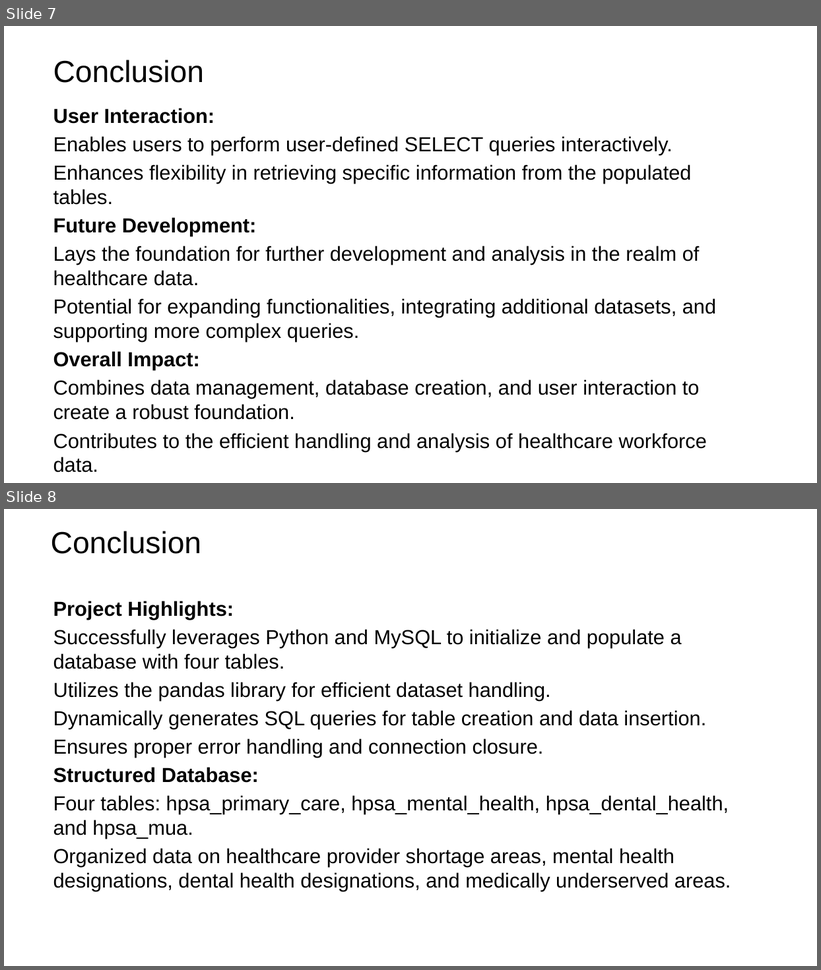
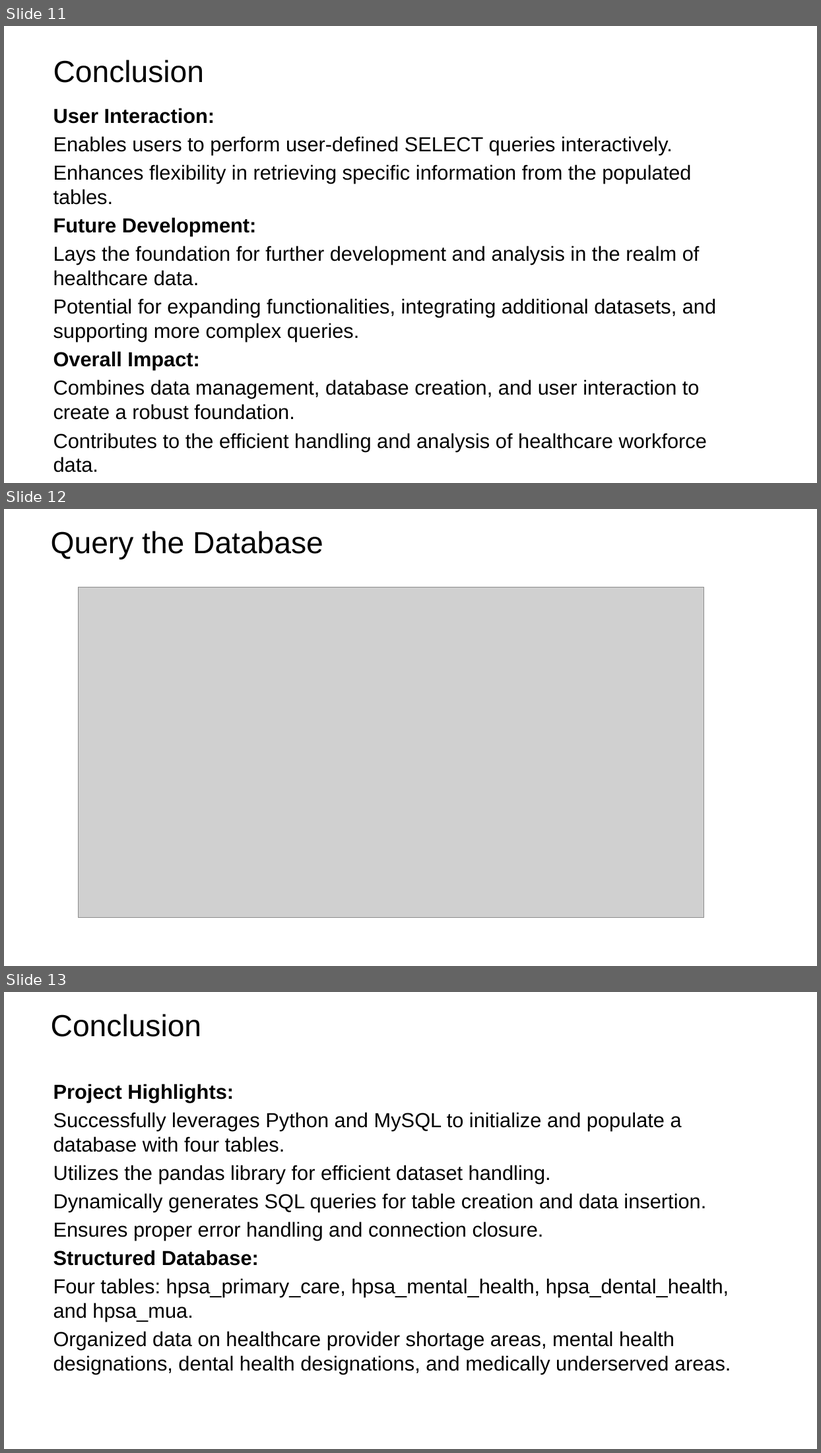
Before and after one commit to skeeperloyaltie/mysql_task, a slide deck: Healthcare Data Analysis- Presentation.pptx. Shown one above the other, each under a label of ours: slides 7 and 8 before the commit, slides 11, 12 and 13 after it. The pictures are 821x970 and 821x1453 pixels, drawn with LibreOffice and Linux fonts; fonts in the diff are those of the drawing; grey boxes stand for pictures; background and template pictures are left out. Boxes give left, top, right and bottom in pixels: in the first picture for what was removed or moved away, otherwise in the second. Text is boxed around its words. In the diff, an @@ line names an element or a change of style, - is before the commit and + after.

```diff
--- a/Healthcare Data Analysis- Presentation.pptx
+++ b/Healthcare Data Analysis- Presentation.pptx
@@ slide 12 added at box(4, 509, 817, 966), background picture (left out) @@
@@ title added at box(51, 531, 323, 559), 36 pt, text #000000 @@
+Query the Database
@@ picture added at box(79, 587, 704, 918) @@
@@ what was slide 7 is now slide 11 @@
@@ what was slide 8 is now slide 13 @@
```
Also in this commit, not shown: 4 other slides added.
